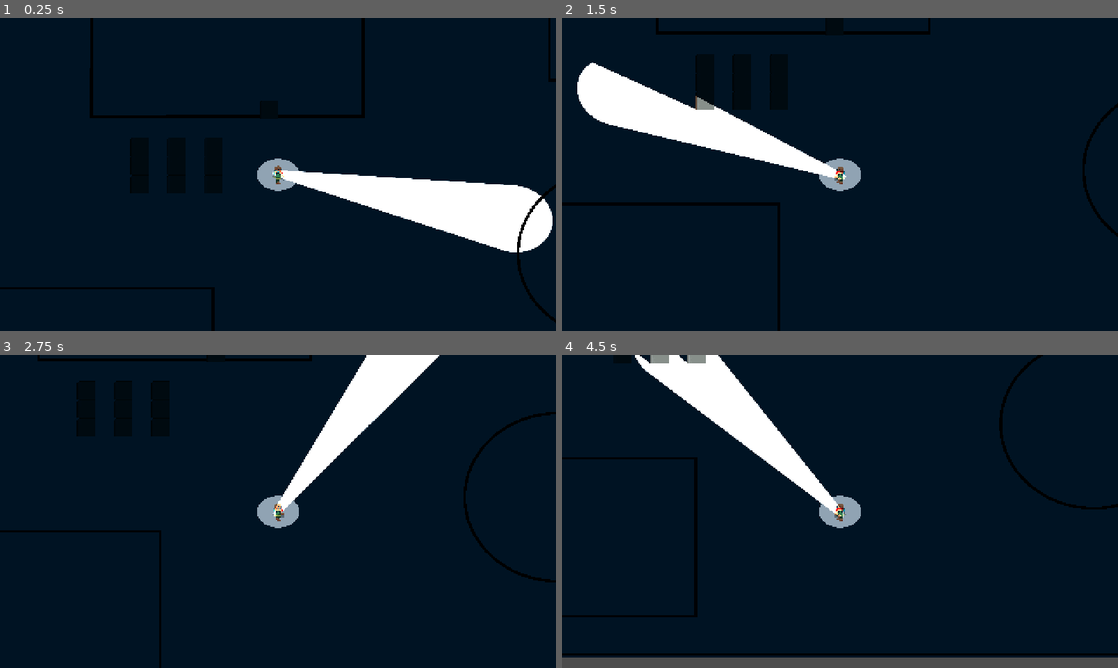
Above: before the commit, frames 1-4 (two rows, left to right).
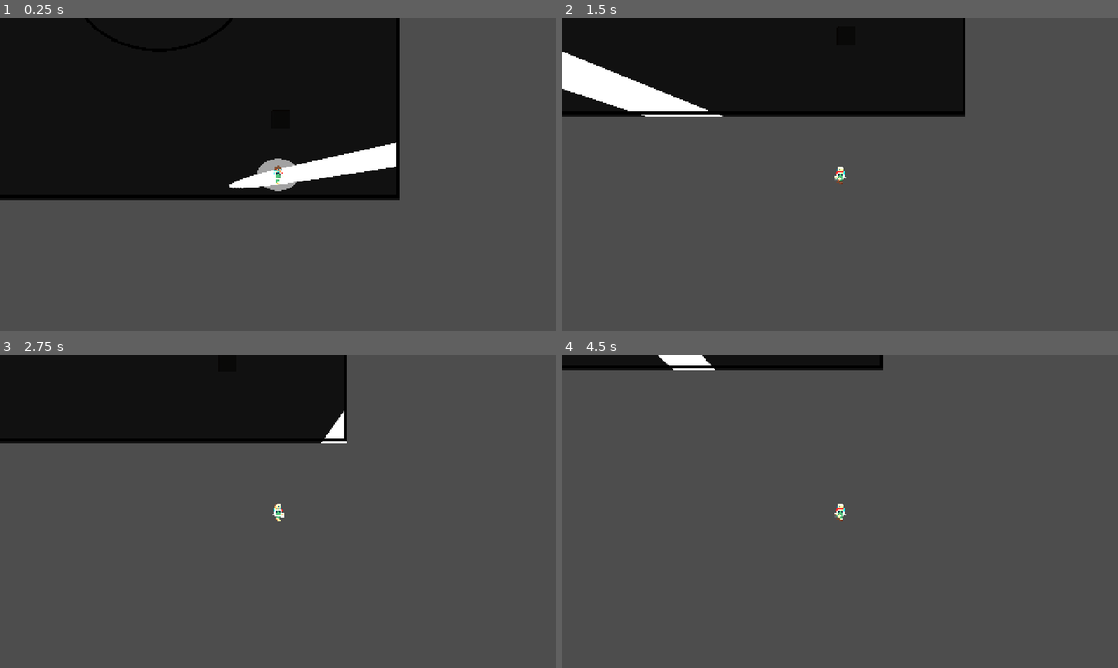
Above: after the commit, the same moments.

Repository: WerG0D/Anoxia
Game: Godot game, scene res://scenes/test_scene/test_scene.tscn
The game is run twice, just before and just after one commit, with the same random seed, the same clock (stepped at 60 frames per second) and the same inputs.
Inputs (mouse positions are in pixels of both pictures, inside the frame that each line leads up to):
- Up to frame 1 (0.25 s): no input
- Up to frame 2 (1.5 s): move the mouse to (962, 158) at 0.52 s; hold S (move_d) 0.53-1.28 s; click (962, 158) at 0.67 s; move the mouse to (728, 190) at 1.27 s; tap A (move_l) at 1.35 s; click (728, 190) at 1.42 s
- Up to frame 3 (2.75 s): move the mouse to (333, 442) at 2.02 s; hold D (move_r) from 2.03 s (still down); click (333, 442) at 2.17 s
- Up to frame 4 (4.5 s): move the mouse to (812, 574) at 2.77 s; release D (move_r) at 2.78 s; tap W (move_u) at 2.85 s; click (812, 574) at 2.92 s; move the mouse to (1006, 558) at 3.52 s; hold S (move_d) 3.53-4.28 s; click (1006, 558) at 3.67 s; move the mouse to (673, 464) at 4.27 s; tap A (move_l) at 4.35 s; click (673, 464) at 4.42 s

The runs differ from the first frame. In frame 1, 62% of the frame differs, in the area x 0-100%, y 0-100%; in frame 2, 79%; in frame 3, 83%; in frame 4, 95%, in the area x 0-100%, y 0-97%.

Commit message:
* FEAT: flashlight range alter

Diff:
--- a/entities/player/player.gd
+++ b/entities/player/player.gd
@@ -7,6 +7,12 @@
 @export var MOUSE_DEADZONE: float = 50.0
 @export var MIN_VELOCITY: float = 10.0
 @export var THRESHOLD: float = 0.4
+
+@export var flashlight_angle: float = 5.0
+@export var flashlight_distance: float = 0.5
+@export var flashlight_min: float = 0.5
+@export var flashlight_max: float = 2.0
+@export var flashlight_scroll_speed: float = 0.1
 
 @onready var anim_sprite: AnimatedSprite2D = $AnimatedSprite2D
 @onready var flashlight_front: Node2D = $Flashlight
@@ -19,6 +25,14 @@
 	var y := Input.get_action_strength("move_d") - Input.get_action_strength("move_u")
 	return Vector2(x, y)
 
+func _unhandled_input(event: InputEvent) -> void:
+	if event is InputEventMouseButton:
+		if event.button_index == MOUSE_BUTTON_WHEEL_UP and event.pressed:
+			flashlight_angle = clamp(flashlight_angle + flashlight_scroll_speed, flashlight_min, flashlight_max)
+		elif event.button_index == MOUSE_BUTTON_WHEEL_DOWN and event.pressed:
+			flashlight_angle = clamp(flashlight_angle - flashlight_scroll_speed, flashlight_min, flashlight_max)
+
+
 func _physics_process(delta: float) -> void:
 	_update_velocity(delta)
 	move_and_slide()
@@ -26,6 +40,7 @@
 	var use_mouse := mouse_dir.length() > MOUSE_DEADZONE
 	_update_animation()
 	_update_lantern_rotation(mouse_dir, use_mouse, delta)
+	_update_flashlight_shape()
 
 func _update_velocity(delta: float) -> void:
 	var input := get_input()
@@ -38,9 +53,7 @@
 		velocity = velocity.normalized() * SPEED
 
 func _update_animation() -> void:
-	var anim_prefix := "idle"
-	if velocity.length() > MIN_VELOCITY:
-		anim_prefix = "walk"
+	var anim_prefix := "walk" if velocity.length() > MIN_VELOCITY else "idle"
 	var direction := get_input()
 	if direction == Vector2.ZERO:
 		direction = last_direction
@@ -49,29 +62,29 @@
 		anim_sprite.play(anim_name)
 
 func _get_animation_name(prefix: String, dir: Vector2) -> String:
-	if dir.y < -THRESHOLD:
-		if dir.x < -THRESHOLD:
-			return prefix + "_up_left"
-		elif dir.x > THRESHOLD:
-			return prefix + "_up_right"
-		return prefix + "_up"
-	elif dir.y > THRESHOLD:
-		if dir.x < -THRESHOLD:
-			return prefix + "_down_left"
-		elif dir.x > THRESHOLD:
-			return prefix + "_down_right"
-		return prefix + "_down"
-	else:
-		if dir.x < -THRESHOLD:
-			return prefix + "_left"
-		elif dir.x > THRESHOLD:
-			return prefix + "_right"
-	return ""
+	var dx = sign(dir.x)
+	var dy = sign(dir.y)
+	var map = {
+		Vector2(0, -1): "_up",
+		Vector2(0, 1): "_down",
+		Vector2(-1, 0): "_left",
+		Vector2(1, 0): "_right",
+		Vector2(1, -1): "_up_right",
+		Vector2(-1, -1): "_up_left",
+		Vector2(1, 1): "_down_right",
+		Vector2(-1, 1): "_down_left"
+	}
+	return prefix + (map[Vector2(dx, dy)] if map.has(Vector2(dx, dy)) else "_right")
+
 
 func _update_lantern_rotation(mouse_dir: Vector2, use_mouse: bool, delta: float) -> void:
 	var direction := last_direction
 	if use_mouse:
 		direction = mouse_dir
-	var target_rotation := direction.angle() + PI
+	var target_rotation := direction.angle()
 	flashlight_front.rotation = lerp_angle(flashlight_front.rotation, target_rotation, delta * ROTATION_SPEED)
 	flashlight_back.rotation = lerp_angle(flashlight_back.rotation, target_rotation, delta * ROTATION_SPEED)
+
+func _update_flashlight_shape():
+	flashlight_front.scale = Vector2(flashlight_angle, flashlight_distance)
+	flashlight_back.scale = Vector2(flashlight_angle, flashlight_distance)
--- a/entities/player/player.tscn
+++ b/entities/player/player.tscn
@@ -948,13 +948,13 @@
 
 [node name="Flashlight" parent="." instance=ExtResource("3_bls4j")]
 rotation = -1.5708
+scale = Vector2(1e-05, 1e-05)
 
 [node name="BackFlashLight" type="PointLight2D" parent="."]
 rotation = -1.5708
-scale = Vector2(-0.595, 0.229)
-color = Color(1, 1, 1, 0)
-energy = 2.15
+color = Color(1, 1, 1, 0.87451)
 shadow_enabled = true
+shadow_color = Color(1, 1, 1, 0.294118)
 texture = ExtResource("4_bls4j")
 offset = Vector2(400, 0)
 
--- a/scenes/test_scene/test_scene.tscn
+++ b/scenes/test_scene/test_scene.tscn
@@ -91,12 +91,13 @@
 
 [node name="Player" parent="." instance=ExtResource("1_8pyld")]
 z_index = 1
+position = Vector2(780, 496)
 
 [node name="Sprite2D" type="Sprite2D" parent="."]
 texture = ExtResource("2_mndh0")
 
 [node name="CanvasModulate" type="CanvasModulate" parent="."]
-color = Color(0, 0.0745098, 0.137255, 1)
+color = Color(0.0687983, 0.0687983, 0.0687983, 1)
 
 [node name="PointLight2D" type="PointLight2D" parent="."]
 position = Vector2(-654, -305)
